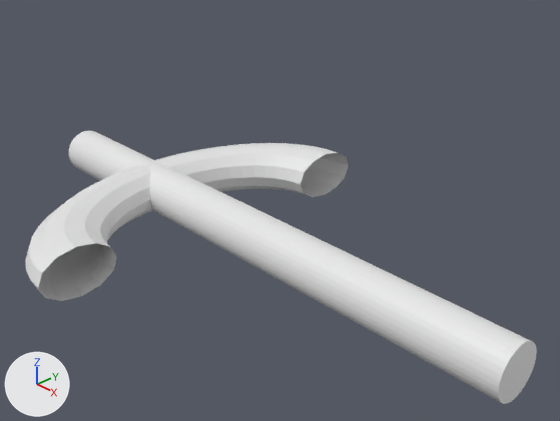
A saved change to the Blender file untitled.blend.
Rendered twice from a 50 mm camera at (20.5, -17.5, 14.2) aimed at (0.6, 1.2, 0.8). Arrows for +X, +Y and +Z are at lower left; the lights stay in place.

The first picture shows 'Тор', 'Цилиндр'.
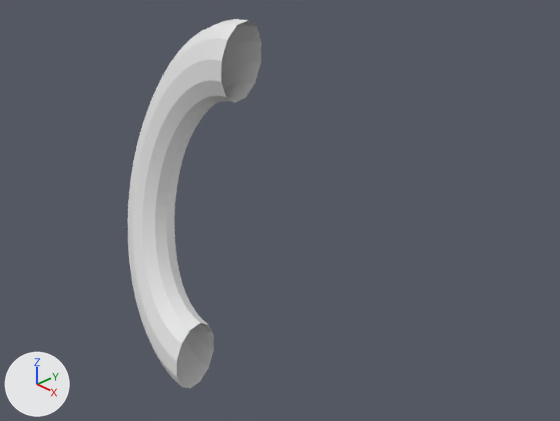
Location of each change, [x1, y1, x2, y2] in pixels of the pictures (560 x 421 px):
```json
{"object": "Тор", "change": "turned", "before": [25, 143, 348, 301], "after": [128, 19, 262, 388]}
{"object": "Цилиндр", "change": "deleted", "before": [69, 130, 537, 404]}
```

Scene script edits in JSON lines:
```json
{"op": "remove", "block": "ob_цилиндр", "code": ["ob_цилиндр = bpy.data.objects.new('Цилиндр', me_цилиндр)", "ob_цилиндр.location = (0.0, 0.0, 0.0)", "ob_цилиндр.rotation_euler = (0.0, 1.571, 0.0)  # degrees (0, 90, 0)", "ob_цилиндр.scale = (1.0, 1.0, 12.0)"]}
{"op": "set", "path": "ob_тор.rotation_euler", "old": "(0.0, 0.0, 3.142)", "new": "(-1.334, 0.0, 3.142)", "note": "degrees (0, 0, 180) -> degrees (-76, 0, 180)"}
```
